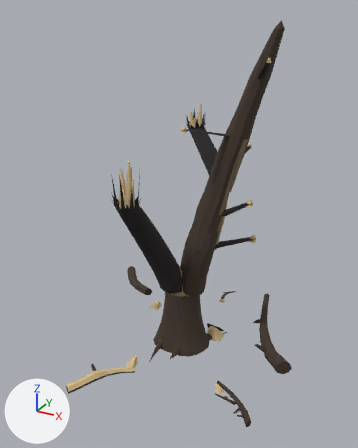
The glTF model assets/architecture/flora/SM_ThunderstruckTree.glb: old version first, new version second.
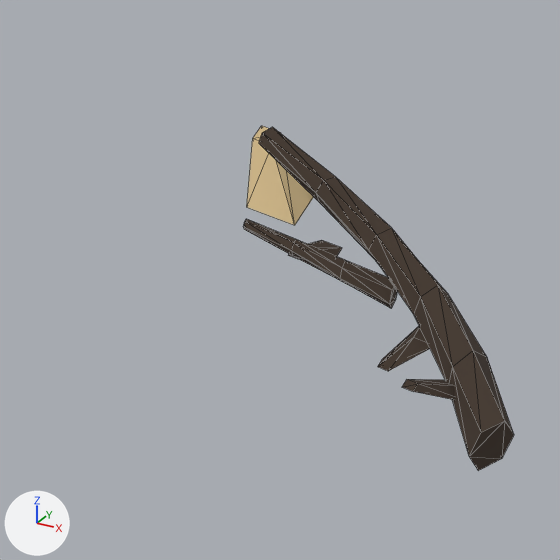
The first picture shows the older version from a 50 mm lens placed at (7.27, -13.47, 11.37), pointed at (0.05, -0.36, 4.81). The close-ups show the older and then the newer version on the part from 51% to 72% of the width and 81% to 98% of the height of that picture. Only the edits that show in the close-ups are written down. Arrows for +X, +Y and +Z are at lower left; the lights stay in place. The close-ups show mesh edges as thin lines. Vertices at exactly the same position are counted once.

In view in the first close-up: 'SM_ThunderstruckTree_BranchD', 'SM_ThunderstruckTree_Heart'.
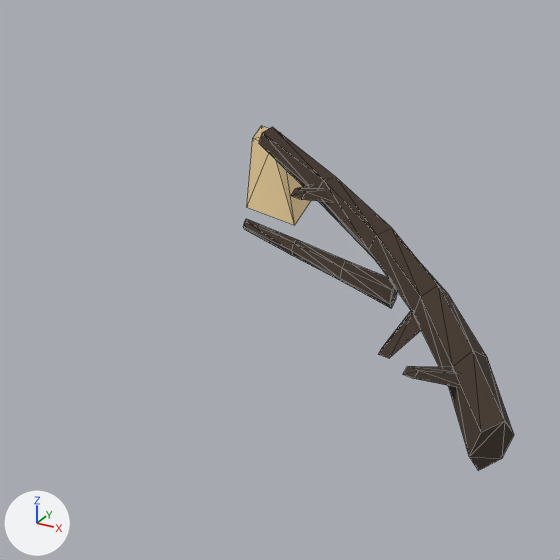
Changed parts and their boxes [x1, y1, x2, y2] in the close-ups (560 x 560 px; the box of a moved part takes in the faces that stretch with it):
```json
{"part": 1, "of": "me_sm_thunderstrucktree_branchd", "change": "moved or reshaped", "before": [402, 379, 455, 400], "after": [403, 366, 459, 388]}
{"part": 2, "of": "me_sm_thunderstrucktree_branchd", "change": "moved or reshaped", "before": [378, 326, 430, 371], "after": [379, 311, 421, 358]}
{"part": 3, "of": "me_sm_thunderstrucktree_branchd", "change": "moved or reshaped", "before": [289, 240, 342, 259], "after": [291, 185, 331, 202]}
```

The change, as JSON lines over the scene's bpy script:
```json
{"block": "me_sm_thunderstrucktree_branchd", "where": "me_sm_thunderstrucktree_branchd.from_pydata(...)  # 84 vertices, 148 faces; spans x 2.339..3.794, y -2.908..-1.945, z 0.0..0.5"}
{"block": "me_sm_thunderstrucktree_branchd", "where": "# used by ob_sm_thunderstrucktree_branchd; location = (0.0, 0.0, 0.0)"}
{"block": "me_sm_thunderstrucktree_branchd", "change": "me_sm_thunderstrucktree_branchd part 1: the loose piece of 8 vertices spanning x 3.361..3.594, y -2.861..-2.521, z 0.081..0.273 is moved by (0.0, 0.0, 0.068)"}
{"block": "me_sm_thunderstrucktree_branchd", "change": "me_sm_thunderstrucktree_branchd part 2: the loose piece of 8 vertices spanning x 3.136..3.322, y -2.552..-2.29, z 0.007..0.068 is scaled about its middle by (1, 1, 2.52), then moved by (0.0, 0.0, 0.114)"}
{"block": "me_sm_thunderstrucktree_branchd", "change": "me_sm_thunderstrucktree_branchd part 3: the loose piece of 8 vertices spanning x 2.589..2.749, y -2.25..-2.033, z 0.046..0.111 is moved by (0.0, 0.0, 0.325)"}
```
